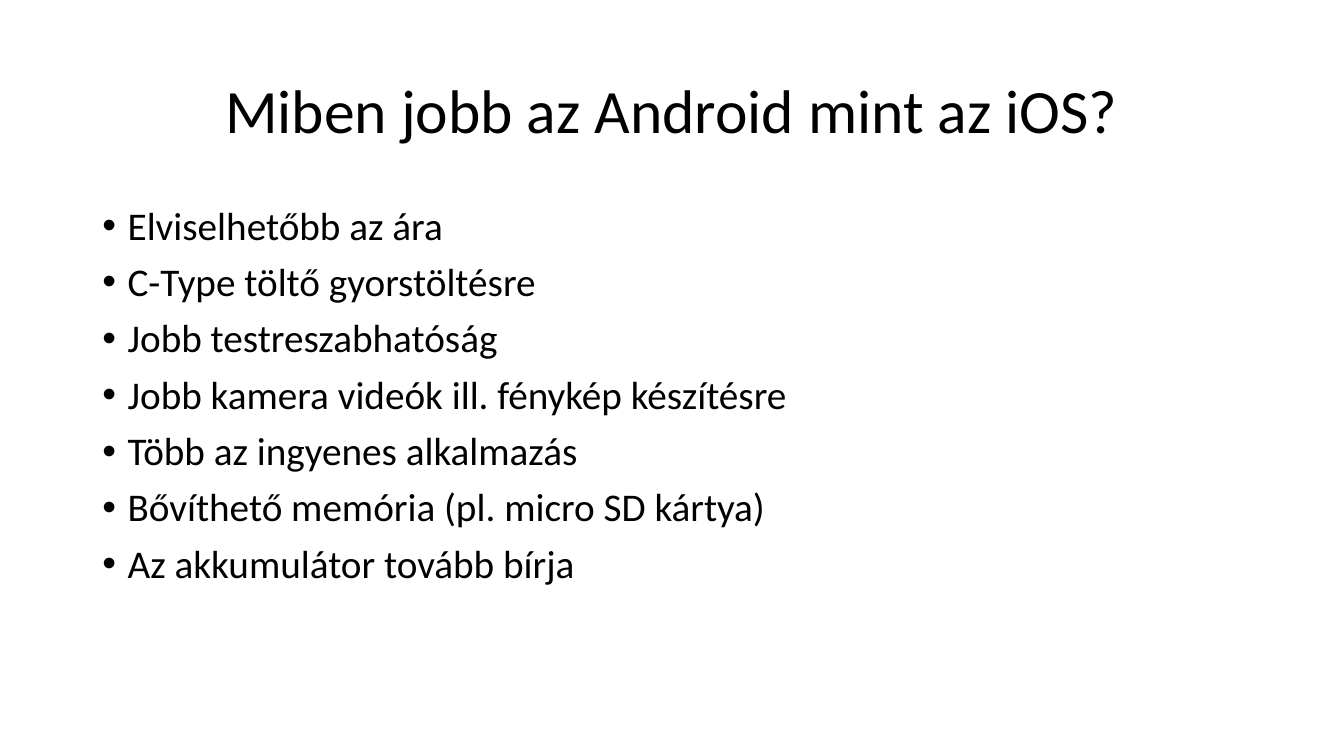
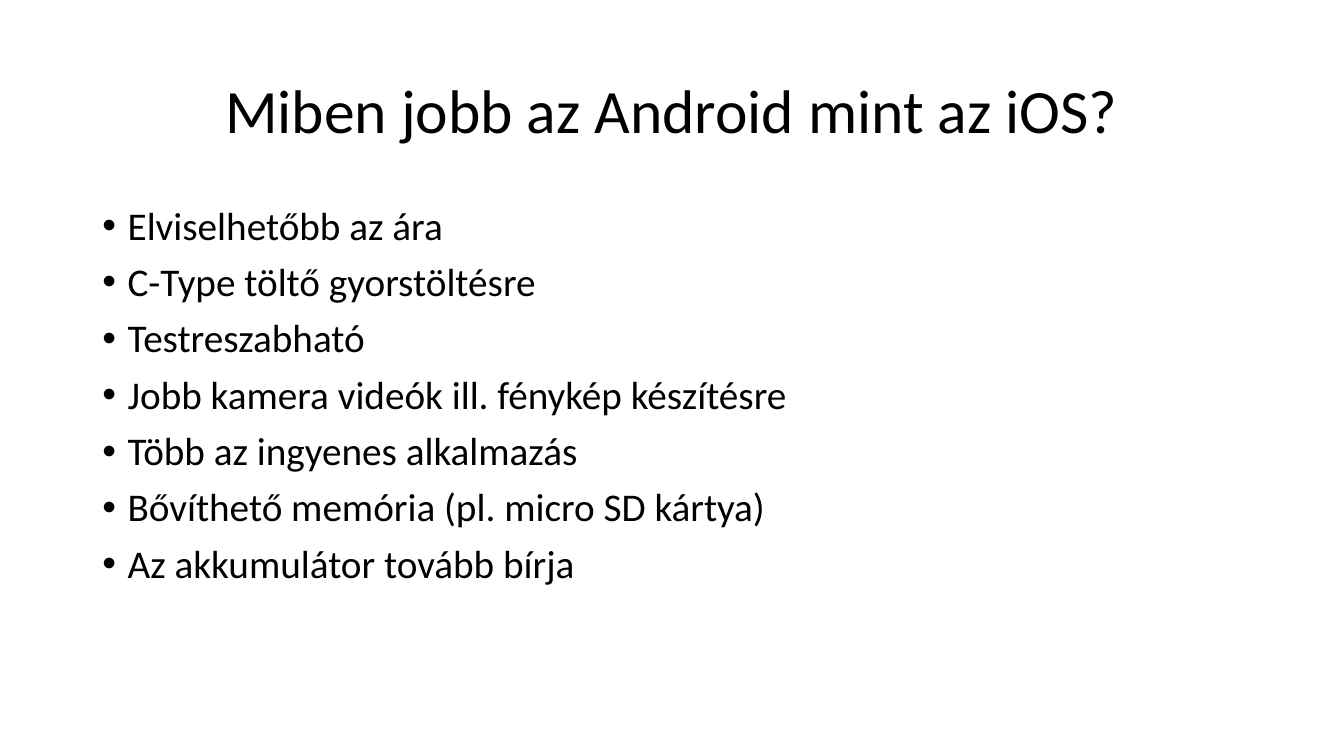
Before and after one commit to RafaelAlex123/ikt-szakmai-ppt, a slide deck: slide 8 of ikt powerpoint.pptx (slide 5 before the commit). Drawn at 1344x756 pixels with LibreOffice and Linux fonts; fonts in the diff are those of the drawing. Boxes give left, top, right and bottom in pixels: in the first picture for what was removed or moved away, otherwise in the second. Text is boxed around its words. In the diff, an @@ line names an element or a change of style, - is before the commit and + after.

```diff
--- a/ikt powerpoint.pptx
+++ b/ikt powerpoint.pptx
@@ text at (128, 324, 365, 353): text changed @@
-• Jobb testreszabhatóság
+• Testreszabható
```
Also in this commit, not shown: 3 other slides changed, 4 slides added, 2 slides removed.
